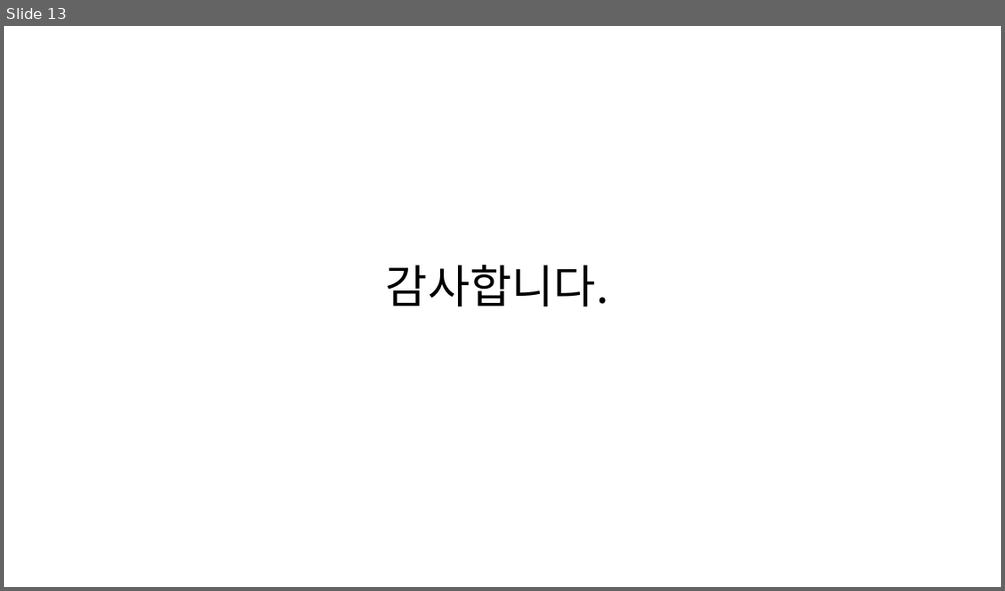
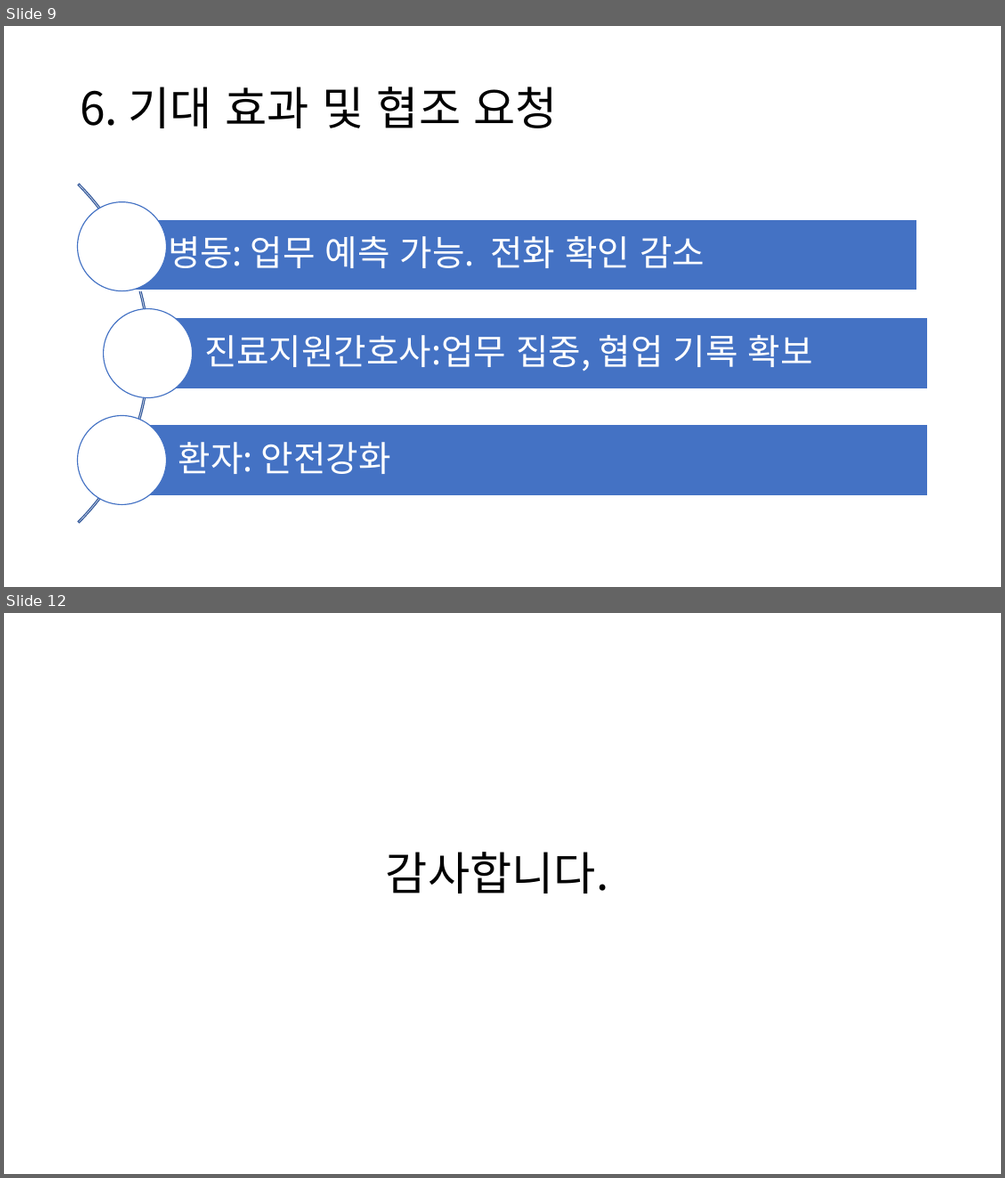
Before and after one commit to SCHCAQI/2026-QI, a slide deck: documents/진료지원간호팀 2026 QI.pptx. Shown one above the other, each under a label of ours: slide 13 before the commit, slides 9 and 12 after it; the slides between them are not shown. The pictures are 1005x591 and 1005x1178 pixels, drawn with LibreOffice and Linux fonts; fonts in the diff are those of the drawing. Boxes give left, top, right and bottom in pixels: in the first picture for what was removed or moved away, otherwise in the second. Text is boxed around its words. In the diff, an @@ line names an element or a change of style, - is before the commit and + after.

```diff
--- a/documents/진료지원간호팀 2026 QI.pptx
+++ b/documents/진료지원간호팀 2026 QI.pptx
@@ slide 9 added at (4,26,1001,587), background #FFFFFF @@
@@ title added at (80,87,558,128), 44 pt, text #000000 @@
+6. 기대 효과 및 협조 요청
@@ group added at (4,113,928,587): 3 rectangles, 3 texts, 3 ellipses, 1 arch (boxed as its full ring) @@
+병동: 업무 예측 가능. 전화 확인 감소
+진료지원간호사:업무 집중, 협업 기록 확보
+환자: 안전강화
@@ what was slide 13 is now slide 12 @@
```
Also in this commit, not shown: 2 slides changed, 8 other slides added, 10 slides removed, 2 other files.
